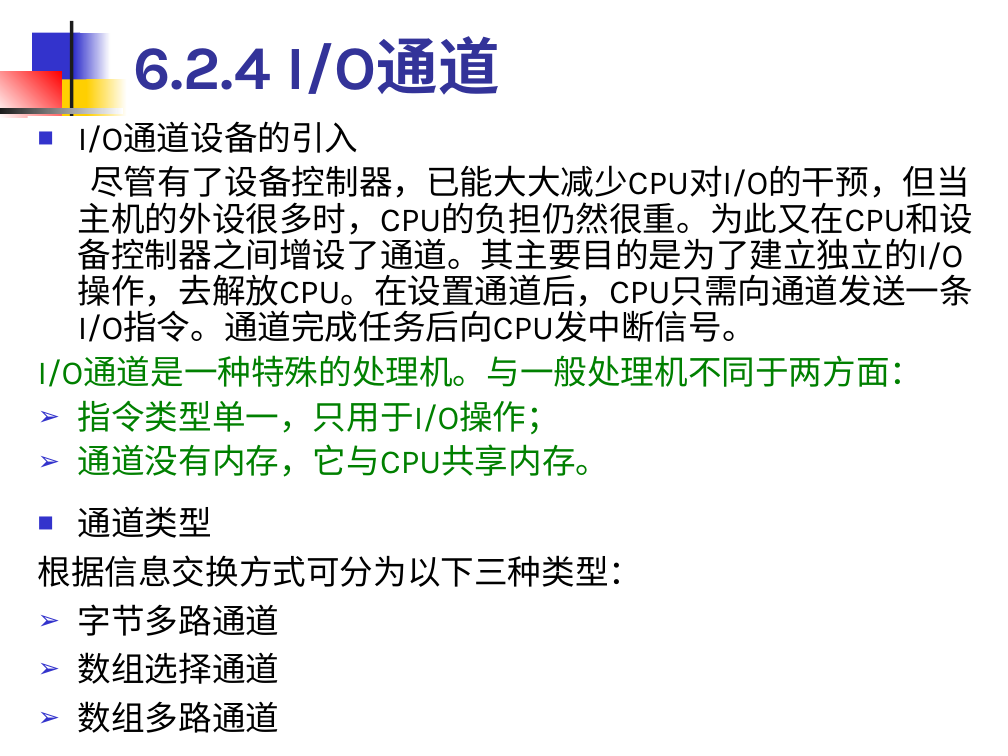
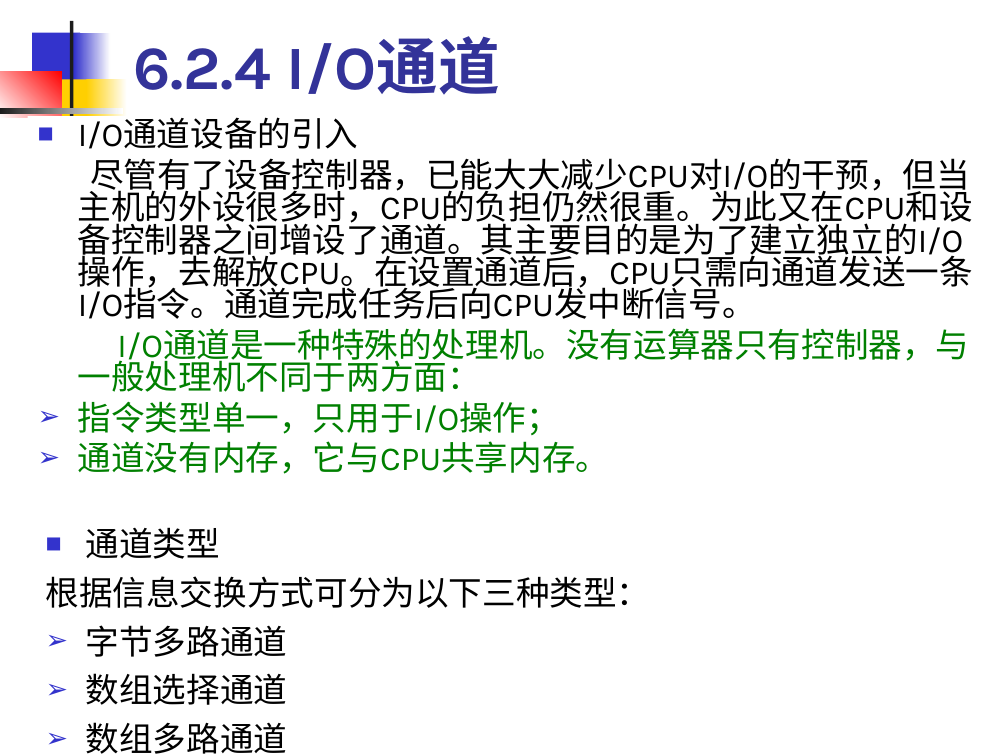
Before and after one commit to edu2act/course-OS, a slide deck: slide 20 of materials/slides/OS_Chap 6.ppt (slide 16 before the commit). Drawn at 1008x756 pixels with LibreOffice and Linux fonts; fonts in the diff are those of the drawing. Boxes give left, top, right and bottom in pixels: in the first picture for what was removed or moved away, otherwise in the second. Text is boxed around its words. In the diff, an @@ line names an element or a change of style, - is before the commit and + after.

```diff
--- a/materials/slides/OS_Chap 6.ppt
+++ b/materials/slides/OS_Chap 6.ppt
@@ text at bbox=[78, 117, 973, 474]: line spacing 0.9 to 0.8 @@
@@ text at bbox=[78, 328, 969, 392]: text changed @@
-I/O通道是一种特殊的处理机。与一般处理机不同于两方面：
+I/O通道是一种特殊的处理机。没有运算器只有控制器，与一般处理机不同于两方面：
@@ text "通道类型": place and size @@
-text "通道类型" at bbox=[38, 506, 643, 733]
+text "通道类型" at bbox=[46, 527, 651, 754]
```
Also in this commit, not shown: 4 slides added, 3 other files.
